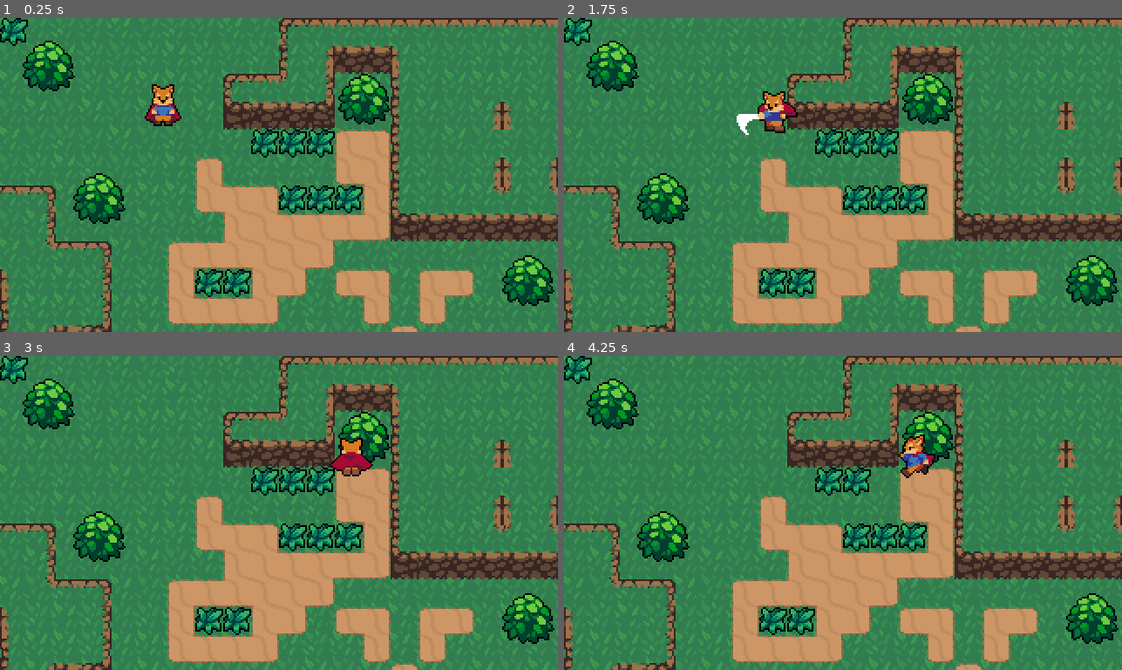
Above: before the commit, frames 1-4 (two rows, left to right).
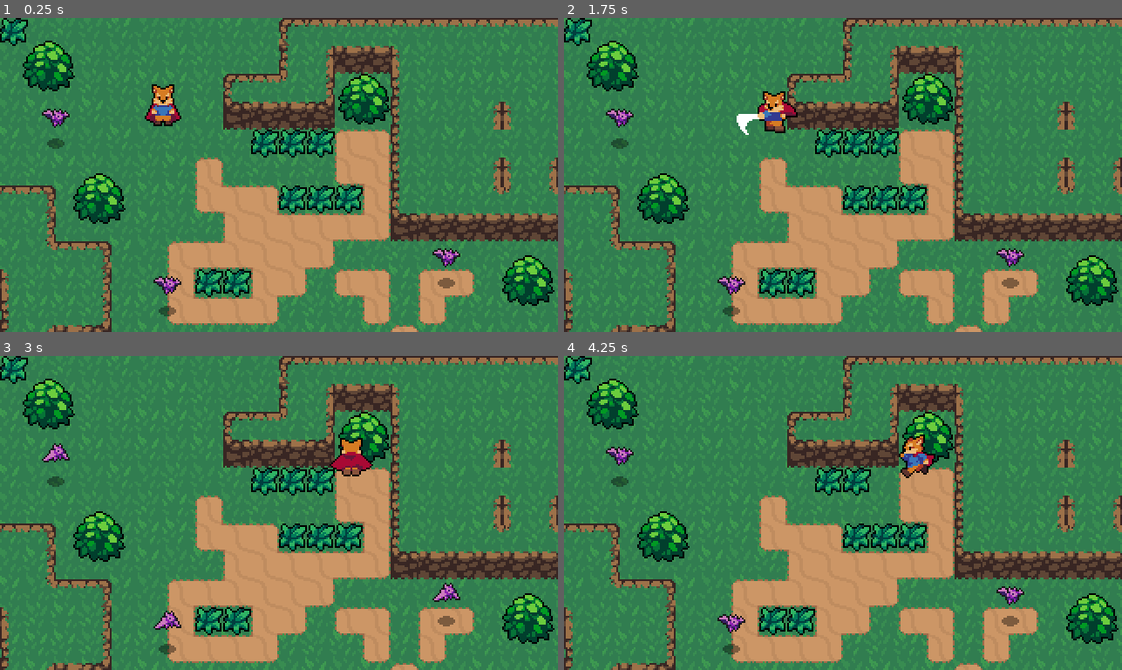
Above: after the commit, the same moments.

Repository: ROMUBOY/2D-action-RPG-godot
Game: Godot game, scene res://world.tscn
Same seed, same stepped clock (60 frames per second), same inputs: the game is played once before the commit and once after it.
Inputs:
- Up to frame 1 (0.25 s): no input
- Up to frame 2 (1.75 s): hold Right (ui_right) 0.53-1.28 s; tap K (roll) at 0.6, 1.55 s; hold Down (ui_down) from 1.28 s (still down); tap X (attack) at 1.35 s
- Up to frame 3 (3 s): release Down (ui_down) at 2.03 s; hold Right (ui_right) 2.03-2.78 s; tap K (roll) at 2.1, 2.85 s; hold Up (ui_up) from 2.78 s (still down)
- Up to frame 4 (4.25 s): release Up (ui_up) at 3.53 s; hold Left (ui_left) from 3.53 s (still down); tap X (attack) at 3.6 s; tap K (roll) at 3.8 s

The runs differ from the first frame. In frame 1, 0.7% of the frame differs, in the area x 7-83%, y 28-95%; in frame 2, 0.7%; in frame 3, 0.7%; in frame 4, 0.7%.

Commit message:
enemy animation, hurtbox and death

Diff:
--- /dev/null
+++ b/Effects/effect.gd
@@ -0,0 +1,10 @@
+extends AnimatedSprite2D
+
+func _ready():
+	connect("animation_finished", Callable(self, "_on_animation_finished"))
+	frame = 0
+	play("animate")
+
+
+func _on_animation_finished():
+	queue_free()
--- /dev/null
+++ b/Effects/enemy_death_effect.tscn
@@ -0,0 +1,88 @@
+[gd_scene load_steps=14 format=3 uid="uid://bsutci2oormyx"]
+
+[ext_resource type="Texture2D" uid="uid://bd0q5xgybojmu" path="res://Effects/EnemyDeathEffect.png" id="1_203ys"]
+[ext_resource type="Script" path="res://Effects/effect.gd" id="2_1eyv4"]
+
+[sub_resource type="AtlasTexture" id="AtlasTexture_twttb"]
+atlas = ExtResource("1_203ys")
+region = Rect2(0, 0, 32, 32)
+
+[sub_resource type="AtlasTexture" id="AtlasTexture_hlyu5"]
+atlas = ExtResource("1_203ys")
+region = Rect2(32, 0, 32, 32)
+
+[sub_resource type="AtlasTexture" id="AtlasTexture_dcuvc"]
+atlas = ExtResource("1_203ys")
+region = Rect2(64, 0, 32, 32)
+
+[sub_resource type="AtlasTexture" id="AtlasTexture_jvnlt"]
+atlas = ExtResource("1_203ys")
+region = Rect2(96, 0, 32, 32)
+
+[sub_resource type="AtlasTexture" id="AtlasTexture_s6vxu"]
+atlas = ExtResource("1_203ys")
+region = Rect2(128, 0, 32, 32)
+
+[sub_resource type="AtlasTexture" id="AtlasTexture_5qv3d"]
+atlas = ExtResource("1_203ys")
+region = Rect2(160, 0, 32, 32)
+
+[sub_resource type="AtlasTexture" id="AtlasTexture_nb0wl"]
+atlas = ExtResource("1_203ys")
+region = Rect2(192, 0, 32, 32)
+
+[sub_resource type="AtlasTexture" id="AtlasTexture_xjr0n"]
+atlas = ExtResource("1_203ys")
+region = Rect2(224, 0, 32, 32)
+
+[sub_resource type="AtlasTexture" id="AtlasTexture_x6jfj"]
+atlas = ExtResource("1_203ys")
+region = Rect2(256, 0, 32, 32)
+
+[sub_resource type="AtlasTexture" id="AtlasTexture_7h2qx"]
+atlas = ExtResource("1_203ys")
+region = Rect2(288, 0, 32, 32)
+
+[sub_resource type="SpriteFrames" id="SpriteFrames_v7r6s"]
+animations = [{
+"frames": [{
+"duration": 1.0,
+"texture": SubResource("AtlasTexture_twttb")
+}, {
+"duration": 1.0,
+"texture": SubResource("AtlasTexture_hlyu5")
+}, {
+"duration": 1.0,
+"texture": SubResource("AtlasTexture_dcuvc")
+}, {
+"duration": 1.0,
+"texture": SubResource("AtlasTexture_jvnlt")
+}, {
+"duration": 1.0,
+"texture": SubResource("AtlasTexture_s6vxu")
+}, {
+"duration": 1.0,
+"texture": SubResource("AtlasTexture_5qv3d")
+}, {
+"duration": 1.0,
+"texture": SubResource("AtlasTexture_nb0wl")
+}, {
+"duration": 1.0,
+"texture": SubResource("AtlasTexture_xjr0n")
+}, {
+"duration": 1.0,
+"texture": SubResource("AtlasTexture_x6jfj")
+}, {
+"duration": 1.0,
+"texture": SubResource("AtlasTexture_7h2qx")
+}],
+"loop": false,
+"name": &"animate",
+"speed": 15.0
+}]
+
+[node name="EnemyDeathEffect" type="AnimatedSprite2D"]
+sprite_frames = SubResource("SpriteFrames_v7r6s")
+animation = &"animate"
+offset = Vector2(0, -12)
+script = ExtResource("2_1eyv4")
--- a/Effects/grass_effect.gd
+++ /dev/null
@@ -1,11 +0,0 @@
-extends Node2D
-
-@onready var animated_sprite_2d = $AnimatedSprite2D
-
-func _ready():
-	animated_sprite_2d.frame = 0
-	animated_sprite_2d.play("animate")
-
-
-func _on_animated_sprite_2d_animation_finished():
-	queue_free()
--- a/Effects/grass_effect.tscn
+++ b/Effects/grass_effect.tscn
@@ -1,6 +1,6 @@
-[gd_scene load_steps=9 format=3 uid="uid://cscekooxfjc20"]
+[gd_scene load_steps=9 format=3 uid="uid://duq6faxm87f63"]
 
-[ext_resource type="Script" path="res://Effects/grass_effect.gd" id="1_732mw"]
+[ext_resource type="Script" path="res://Effects/effect.gd" id="2_ftisw"]
 [ext_resource type="Texture2D" uid="uid://b1qxea67ik6vv" path="res://Effects/GrassEffect.png" id="2_fv4x4"]
 
 [sub_resource type="AtlasTexture" id="AtlasTexture_gr3vv"]
@@ -46,14 +46,8 @@
 "speed": 15.0
 }]
 
-[node name="GrassEffect" type="Node2D"]
-script = ExtResource("1_732mw")
-
-[node name="AnimatedSprite2D" type="AnimatedSprite2D" parent="."]
-sprite_frames = SubResource("SpriteFrames_suedb")
+[node name="GrassEffect" type="AnimatedSprite2D"]
+sprite_frames = SubResource("SpriteFrames_4kj07")
 animation = &"animate"
 autoplay = "animate"
-frame = 4
-frame_progress = 1.0
-
-[connection signal="animation_finished" from="AnimatedSprite2D" to="." method="_on_animated_sprite_2d_animation_finished"]
+script = ExtResource("2_ftisw")
--- /dev/null
+++ b/Enemies/bat.gd
@@ -0,0 +1,18 @@
+extends CharacterBody2D
+
+@onready var stats = $Stats
+const enemyDeathEffect = preload("res://Effects/enemy_death_effect.tscn")
+
+func _physics_process(delta):
+	velocity = velocity.move_toward(Vector2.ZERO, 200 * delta)
+	move_and_slide()
+
+func _on_hurt_box_area_entered(area):
+	stats.health -= area.damage
+	velocity = area.knockback_vector * 120
+
+func _on_stats_no_health():
+	queue_free()
+	var enemyDeathEffectInstance = enemyDeathEffect.instantiate()
+	get_parent().add_child(enemyDeathEffectInstance)
+	enemyDeathEffectInstance.global_position = global_position
--- /dev/null
+++ b/Enemies/bat.tscn
@@ -0,0 +1,88 @@
+[gd_scene load_steps=14 format=3 uid="uid://cca05q6ejthj"]
+
+[ext_resource type="Texture2D" uid="uid://csqpcsj67e8tv" path="res://Enemies/Bat.png" id="1_j6l2o"]
+[ext_resource type="Script" path="res://Enemies/bat.gd" id="1_vc6b4"]
+[ext_resource type="Texture2D" uid="uid://dijlmkarjfl0m" path="res://Shadows/SmallShadow.png" id="2_ug7d7"]
+[ext_resource type="PackedScene" uid="uid://ckrpd65ywtqdg" path="res://Hurtboxes + Hitboxes/hurt_box.tscn" id="3_ljpqe"]
+[ext_resource type="PackedScene" uid="uid://dlqm0ywbsgo2x" path="res://stats.tscn" id="5_ppy8x"]
+
+[sub_resource type="AtlasTexture" id="AtlasTexture_7scxx"]
+atlas = ExtResource("1_j6l2o")
+region = Rect2(0, 0, 16, 24)
+
+[sub_resource type="AtlasTexture" id="AtlasTexture_ti3lm"]
+atlas = ExtResource("1_j6l2o")
+region = Rect2(16, 0, 16, 24)
+
+[sub_resource type="AtlasTexture" id="AtlasTexture_oynnq"]
+atlas = ExtResource("1_j6l2o")
+region = Rect2(32, 0, 16, 24)
+
+[sub_resource type="AtlasTexture" id="AtlasTexture_mk2pm"]
+atlas = ExtResource("1_j6l2o")
+region = Rect2(48, 0, 16, 24)
+
+[sub_resource type="AtlasTexture" id="AtlasTexture_jcdj0"]
+atlas = ExtResource("1_j6l2o")
+region = Rect2(64, 0, 16, 24)
+
+[sub_resource type="SpriteFrames" id="SpriteFrames_egsas"]
+animations = [{
+"frames": [{
+"duration": 1.0,
+"texture": SubResource("AtlasTexture_7scxx")
+}, {
+"duration": 1.0,
+"texture": SubResource("AtlasTexture_ti3lm")
+}, {
+"duration": 1.0,
+"texture": SubResource("AtlasTexture_oynnq")
+}, {
+"duration": 1.0,
+"texture": SubResource("AtlasTexture_mk2pm")
+}, {
+"duration": 1.0,
+"texture": SubResource("AtlasTexture_jcdj0")
+}],
+"loop": true,
+"name": &"default",
+"speed": 10.0
+}]
+
+[sub_resource type="CircleShape2D" id="CircleShape2D_6ak2u"]
+radius = 5.0
+
+[sub_resource type="CapsuleShape2D" id="CapsuleShape2D_nyxn0"]
+radius = 6.0
+height = 18.0
+
+[node name="Bat" type="CharacterBody2D"]
+collision_layer = 16
+script = ExtResource("1_vc6b4")
+
+[node name="AnimatedSprite2D" type="AnimatedSprite2D" parent="."]
+position = Vector2(0, -12)
+sprite_frames = SubResource("SpriteFrames_egsas")
+autoplay = "default"
+frame_progress = 0.895394
+
+[node name="ShadowSprite2D" type="Sprite2D" parent="."]
+texture = ExtResource("2_ug7d7")
+
+[node name="CollisionShape2D" type="CollisionShape2D" parent="."]
+shape = SubResource("CircleShape2D_6ak2u")
+
+[node name="hurt_box" parent="." instance=ExtResource("3_ljpqe")]
+collision_mask = 8
+
+[node name="CollisionShape2D" parent="hurt_box" index="0"]
+position = Vector2(0, -15)
+shape = SubResource("CapsuleShape2D_nyxn0")
+
+[node name="Stats" parent="." instance=ExtResource("5_ppy8x")]
+max_health = 2
+
+[connection signal="area_entered" from="hurt_box" to="." method="_on_hurt_box_area_entered"]
+[connection signal="no_health" from="Stats" to="." method="_on_stats_no_health"]
+
+[editable path="hurt_box"]
--- /dev/null
+++ b/Hurtboxes + Hitboxes/hit_box.gd
@@ -0,0 +1,3 @@
+extends Area2D
+
+@export var damage = 1
--- a/Hurtboxes + Hitboxes/hit_box.tscn
+++ b/Hurtboxes + Hitboxes/hit_box.tscn
@@ -1,8 +1,11 @@
-[gd_scene format=3 uid="uid://u4d3bvd3da7g"]
+[gd_scene load_steps=2 format=3 uid="uid://u4d3bvd3da7g"]
+
+[ext_resource type="Script" path="res://Hurtboxes + Hitboxes/hit_box.gd" id="1_sr28f"]
 
 [node name="HitBox" type="Area2D"]
 collision_layer = 0
 collision_mask = 0
+script = ExtResource("1_sr28f")
 
 [node name="CollisionShape2D" type="CollisionShape2D" parent="."]
 disabled = true
--- a/Player/Player.gd
+++ b/Player/Player.gd
@@ -6,6 +6,7 @@
 @export var roll_speed = 125
 @onready var animation_player = $AnimationPlayer
 @onready var animation_tree = $AnimationTree
+@onready var sword_hit_box = $HitBoxPivot/SwordHitBox
 @onready var animationState = animation_tree.get("parameters/playback")
 
 enum {
@@ -21,6 +22,7 @@
 
 func _ready():
 	animation_tree.set("parameters/Attack/blend_position", Vector2.DOWN)
+	sword_hit_box.knockback_vector = roll_vector
 
 func _physics_process(delta):
 	match state:
@@ -38,6 +40,7 @@
 
 	if input_vector != Vector2.ZERO:
 		roll_vector = input_vector
+		sword_hit_box.knockback_vector = input_vector
 		animation_tree.set("parameters/Idle/blend_position", input_vector)
 		animation_tree.set("parameters/Run/blend_position", input_vector)
 		animation_tree.set("parameters/Attack/blend_position", input_vector)
--- a/Player/player.tscn
+++ b/Player/player.tscn
@@ -1,8 +1,9 @@
-[gd_scene load_steps=52 format=3 uid="uid://5p2qlnl0ualw"]
+[gd_scene load_steps=53 format=3 uid="uid://5p2qlnl0ualw"]
 
 [ext_resource type="Script" path="res://Player/Player.gd" id="1_tjm63"]
 [ext_resource type="Texture2D" uid="uid://c0iji2s6tyjy2" path="res://Player/Player.png" id="2_pur8n"]
 [ext_resource type="PackedScene" uid="uid://u4d3bvd3da7g" path="res://Hurtboxes + Hitboxes/hit_box.tscn" id="3_x4j21"]
+[ext_resource type="Script" path="res://Player/sword_hit_box.gd" id="4_flm47"]
 
 [sub_resource type="CapsuleShape2D" id="CapsuleShape2D_5qw3v"]
 radius = 5.0
@@ -674,7 +675,7 @@
 position = Vector2(1, -8)
 texture = ExtResource("2_pur8n")
 hframes = 60
-frame = 59
+frame = 18
 
 [node name="CollisionShape2D" type="CollisionShape2D" parent="."]
 rotation = 1.5708
@@ -700,6 +701,7 @@
 [node name="SwordHitBox" parent="HitBoxPivot" instance=ExtResource("3_x4j21")]
 position = Vector2(15, 0)
 collision_layer = 8
+script = ExtResource("4_flm47")
 
 [node name="CollisionShape2D" parent="HitBoxPivot/SwordHitBox" index="0"]
 shape = SubResource("CapsuleShape2D_jp5w7")
--- /dev/null
+++ b/Player/sword_hit_box.gd
@@ -0,0 +1,3 @@
+extends "res://Hurtboxes + Hitboxes/hit_box.gd"
+
+var knockback_vector = Vector2.ZERO
--- a/World/grass.gd
+++ b/World/grass.gd
@@ -1,10 +1,10 @@
 extends Node2D
 
+const grassEffect = preload("res://Effects/grass_effect.tscn")
+
 func create_grass_effect():
-	var grassEffect = load("res://Effects/grass_effect.tscn")
 	var grassEffectInstance = grassEffect.instantiate()
-	var main = get_tree().current_scene
-	main.add_child(grassEffectInstance)
+	get_parent().add_child(grassEffectInstance)
 	grassEffectInstance.global_position = global_position
 
 func _on_hurt_box_area_entered(area):
--- a/project.godot
+++ b/project.godot
@@ -84,6 +84,7 @@
 2d_physics/layer_2="Player"
 2d_physics/layer_3="PlayerHurtBox"
 2d_physics/layer_4="EnemyHurtBox"
+2d_physics/layer_5="Enemy"
 
 [rendering]
 
--- /dev/null
+++ b/stats.gd
@@ -0,0 +1,12 @@
+extends Node
+
+@export var max_health : int = 1
+@onready var health = max_health:
+	get:
+		return health
+	set(value):
+		health = value
+		if health <= 0:
+			emit_signal("no_health")
+
+signal no_health
--- /dev/null
+++ b/stats.tscn
@@ -0,0 +1,6 @@
+[gd_scene load_steps=2 format=3 uid="uid://dlqm0ywbsgo2x"]
+
+[ext_resource type="Script" path="res://stats.gd" id="1_8j5qx"]
+
+[node name="Stats" type="Node"]
+script = ExtResource("1_8j5qx")
--- a/world.tscn
+++ b/world.tscn
@@ -6,6 +6,7 @@
 [ext_resource type="PackedScene" uid="uid://5p2qlnl0ualw" path="res://Player/player.tscn" id="2_x740x"]
 [ext_resource type="Texture2D" uid="uid://ckvys8fbt5mus" path="res://World/CliffTileset.png" id="3_d5hel"]
 [ext_resource type="PackedScene" uid="uid://bkjevk3jsj47t" path="res://World/grass.tscn" id="6_0repv"]
+[ext_resource type="PackedScene" uid="uid://cca05q6ejthj" path="res://Enemies/bat.tscn" id="7_chuy2"]
 
 [sub_resource type="TileSetAtlasSource" id="TileSetAtlasSource_uil21"]
 texture = ExtResource("2_2k7st")
@@ -883,3 +884,12 @@
 
 [node name="Grass8" parent="Ysort/Grass" instance=ExtResource("6_0repv")]
 position = Vector2(152, 72)
+
+[node name="Bat" parent="Ysort" instance=ExtResource("7_chuy2")]
+position = Vector2(256, 152)
+
+[node name="Bat2" parent="Ysort" instance=ExtResource("7_chuy2")]
+position = Vector2(32, 72)
+
+[node name="Bat3" parent="Ysort" instance=ExtResource("7_chuy2")]
+position = Vector2(96, 168)
Not shown: 1 places in Effects/grass_effect.tscn that only renumber resources
Not shown: 1 places in world.tscn that only renumber resources
